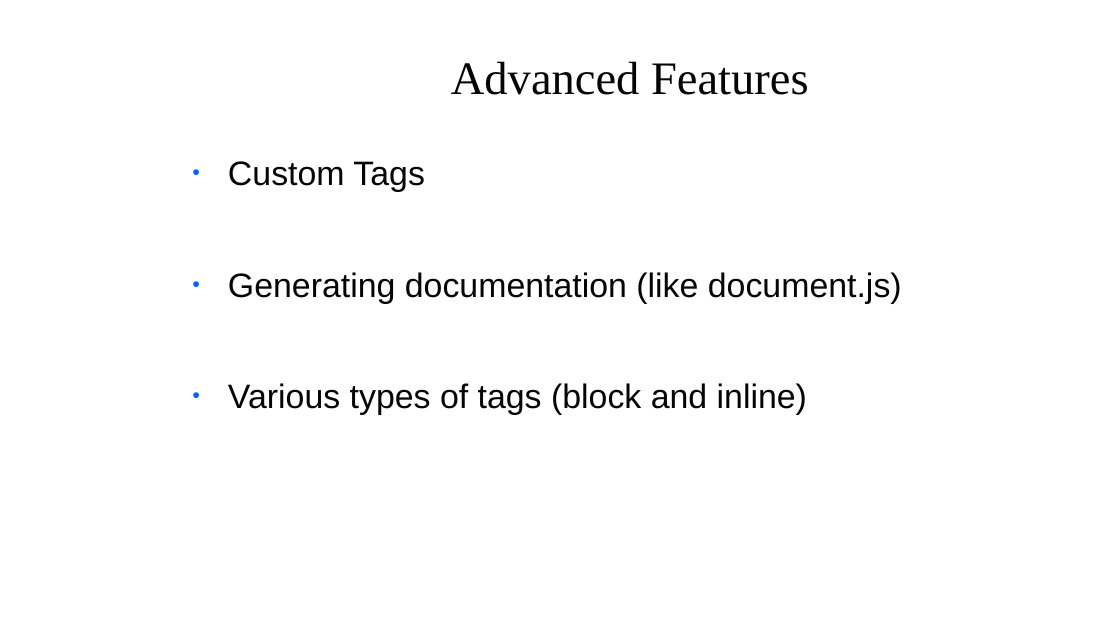
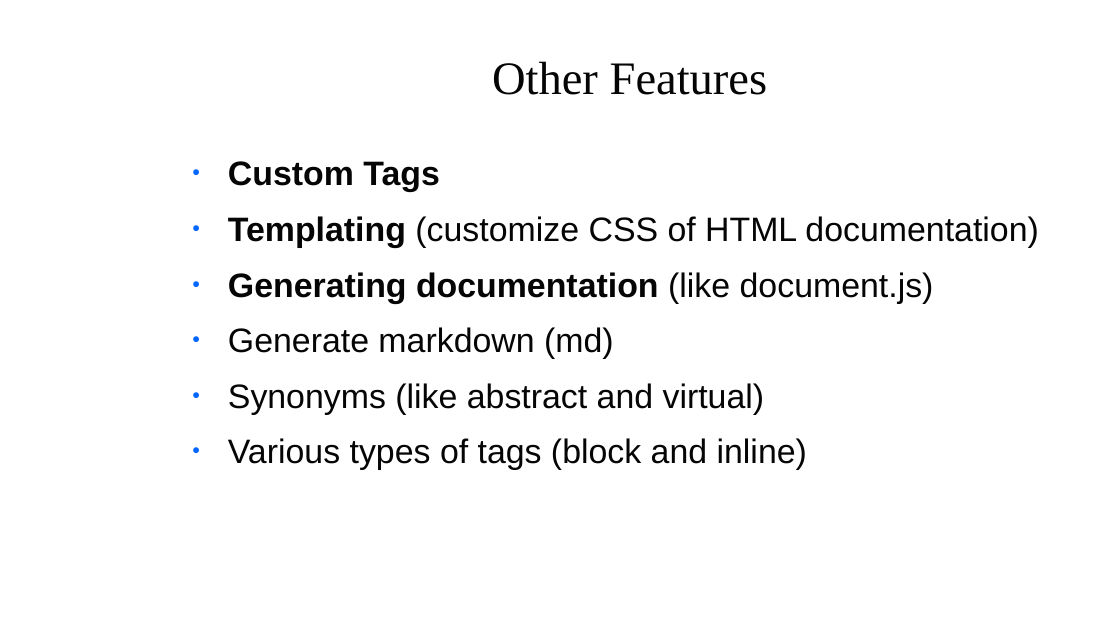
Before and after one commit to zoldello/jsdoc-talk, a slide deck: slide 10 of slides.pptx. Drawn at 1120x630 pixels with LibreOffice and Linux fonts; fonts in the diff are those of the drawing; background and template pictures are left out. Boxes give left, top, right and bottom in pixels: in the first picture for what was removed or moved away, otherwise in the second. Text is boxed around its words. In the diff, an @@ line names an element or a change of style, - is before the commit and + after.

```diff
--- a/slides.pptx
+++ b/slides.pptx
@@ text at (492, 61, 767, 95): text changed @@
-Advanced Features
+Other Features
@@ text at (228, 161, 934, 303): bold on in "Custom Tags", "Generating documentation" @@
@@ text at (228, 216, 1038, 248): paragraph added @@
+● Templating (customize CSS of HTML documentation)
@@ text at (228, 327, 765, 415): paragraphs added @@
+● Generate markdown (md)
+● Synonyms (like abstract and virtual)
```
Also in this commit, not shown: 11 other slides changed, 11 other files.
